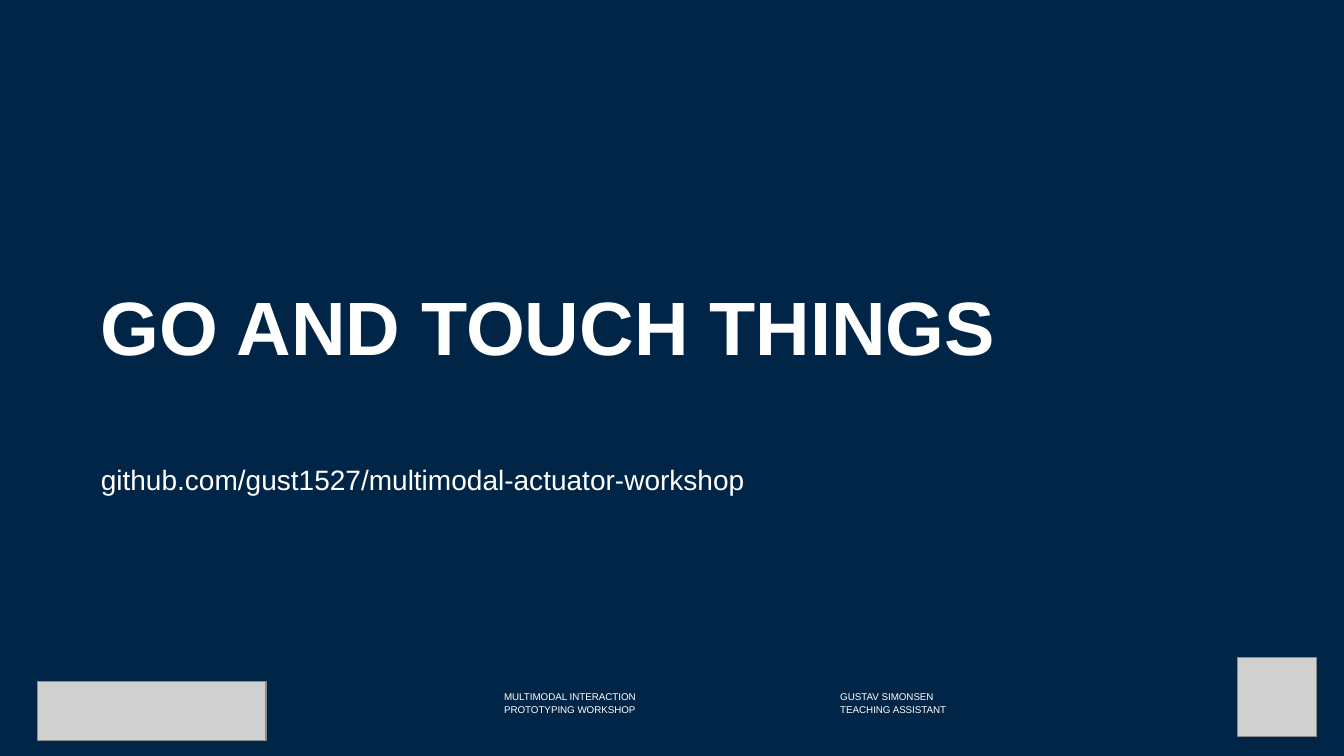
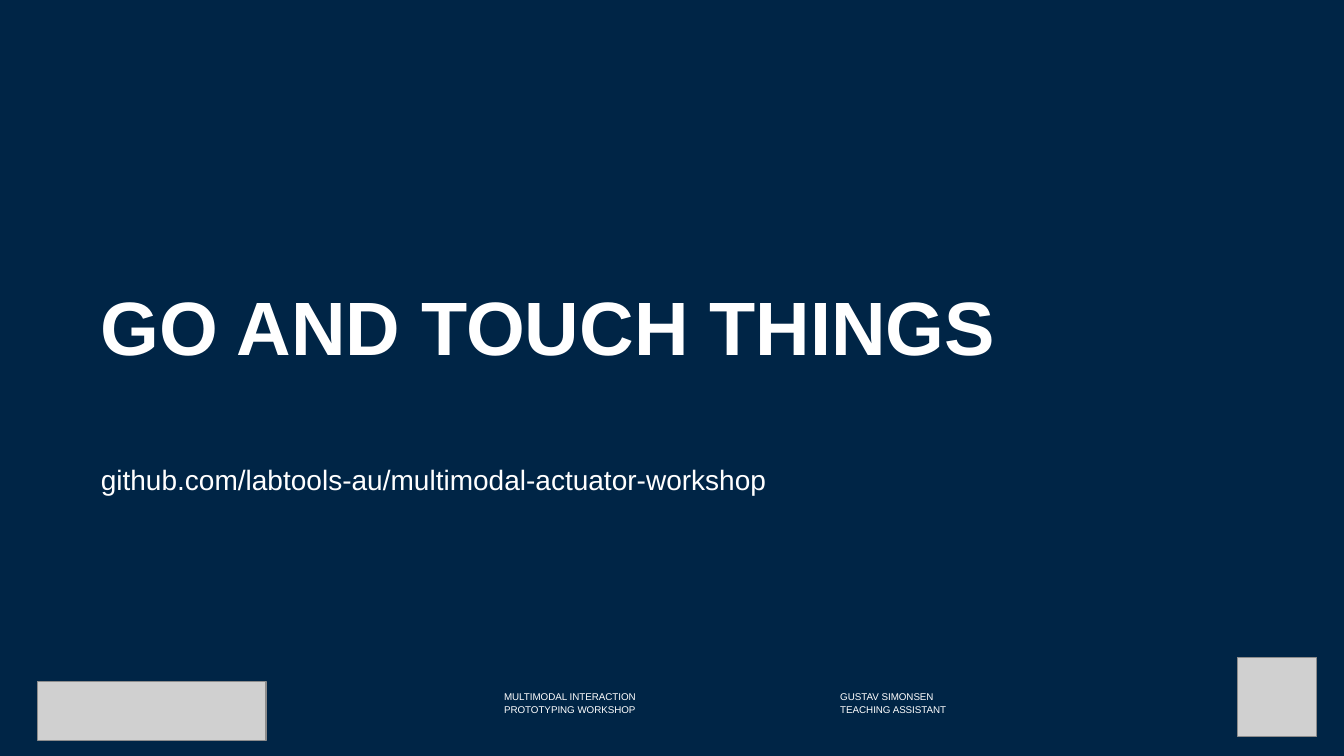
Before and after one commit to labtools-au/multimodal-actuator-workshop, a slide deck: slide 33 of docs/multimodal-actuator-workshop.pptx. Drawn at 1344x756 pixels with LibreOffice and Linux fonts; fonts in the diff are those of the drawing; grey boxes stand for pictures; background and template pictures are left out. Boxes give left, top, right and bottom in pixels: in the first picture for what was removed or moved away, otherwise in the second. Text is boxed around its words. In the diff, an @@ line names an element or a change of style, - is before the commit and + after.

```diff
--- a/docs/multimodal-actuator-workshop.pptx
+++ b/docs/multimodal-actuator-workshop.pptx
@@ subtitle at <box>101,469,766,495</box>: text changed @@
-github.com/gust1527/multimodal-actuator-workshop
+github.com/labtools-au/multimodal-actuator-workshop
```
Also in this commit, not shown: 1 other slide changed, 3 other files.
